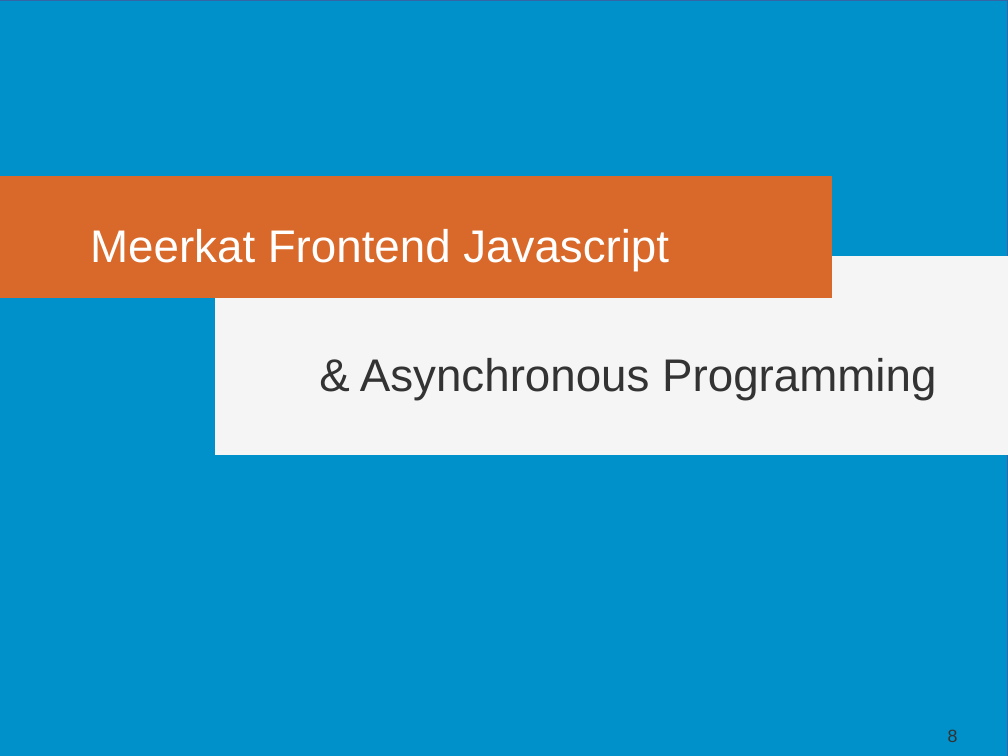
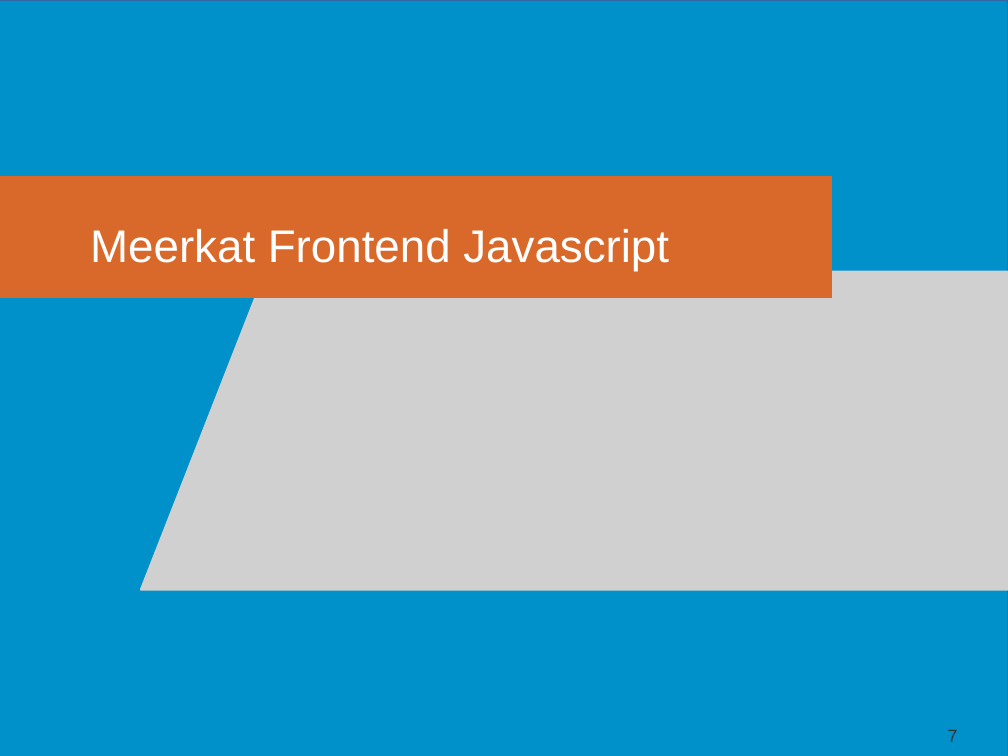
Before and after one commit to fjelltopp/training, a slide deck: slide 7 of javascript/javascript.odp (slide 8 before the commit). Drawn at 1008x756 pixels with LibreOffice and Linux fonts; fonts in the diff are those of the drawing; grey boxes stand for pictures. Boxes give left, top, right and bottom in pixels: in the first picture for what was removed or moved away, otherwise in the second. Text is boxed around its words. In the diff, an @@ line names an element or a change of style, - is before the commit and + after.

Commit message:
Javascript programming slides.

```diff
--- a/javascript/javascript.odp
+++ b/javascript/javascript.odp
@@ parallelogram at bbox=[0, 176, 832, 298]: proportions changed @@
@@ parallelogram removed at bbox=[215, 256, 1008, 455] @@
@@ picture added at bbox=[140, 271, 1008, 591] @@
@@ text removed at bbox=[360, 358, 936, 400] @@
-& Asynchronous Programming
@@ page number at bbox=[948, 730, 958, 742]: text changed @@
-8
+7
```
Also in this commit, not shown: 4 other slides changed, 3 slides added, 3 slides removed.
